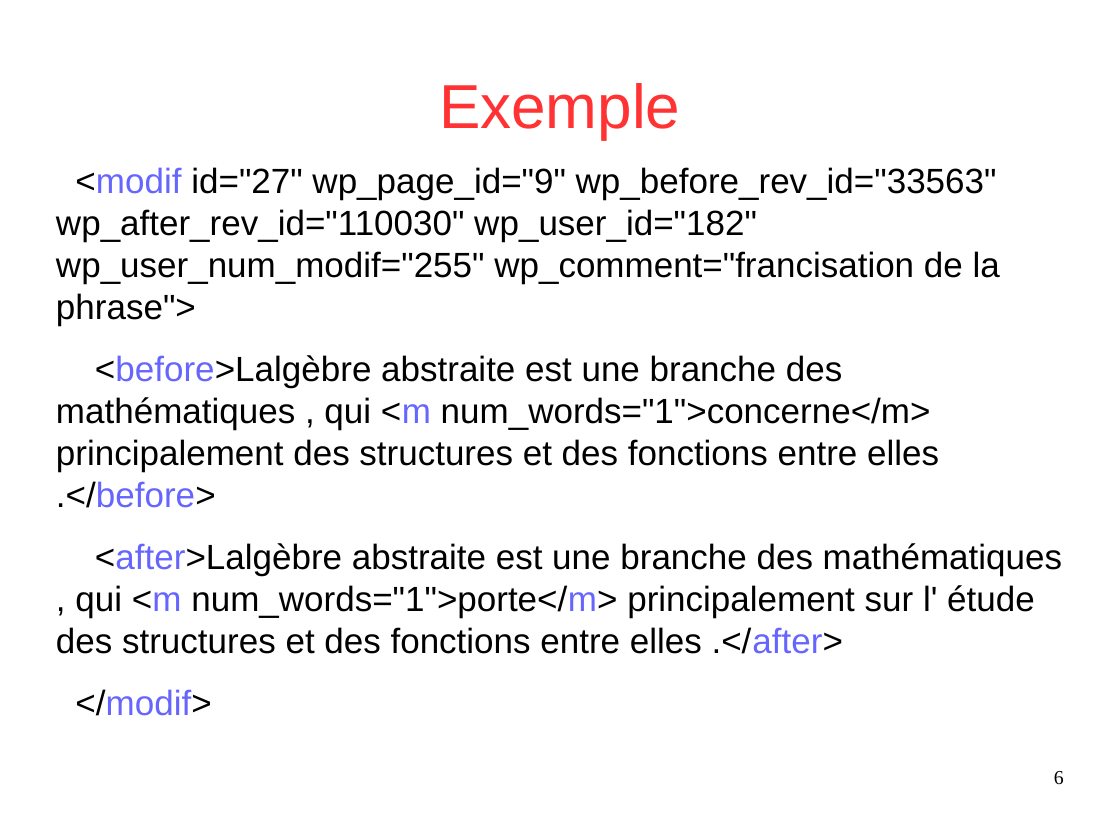
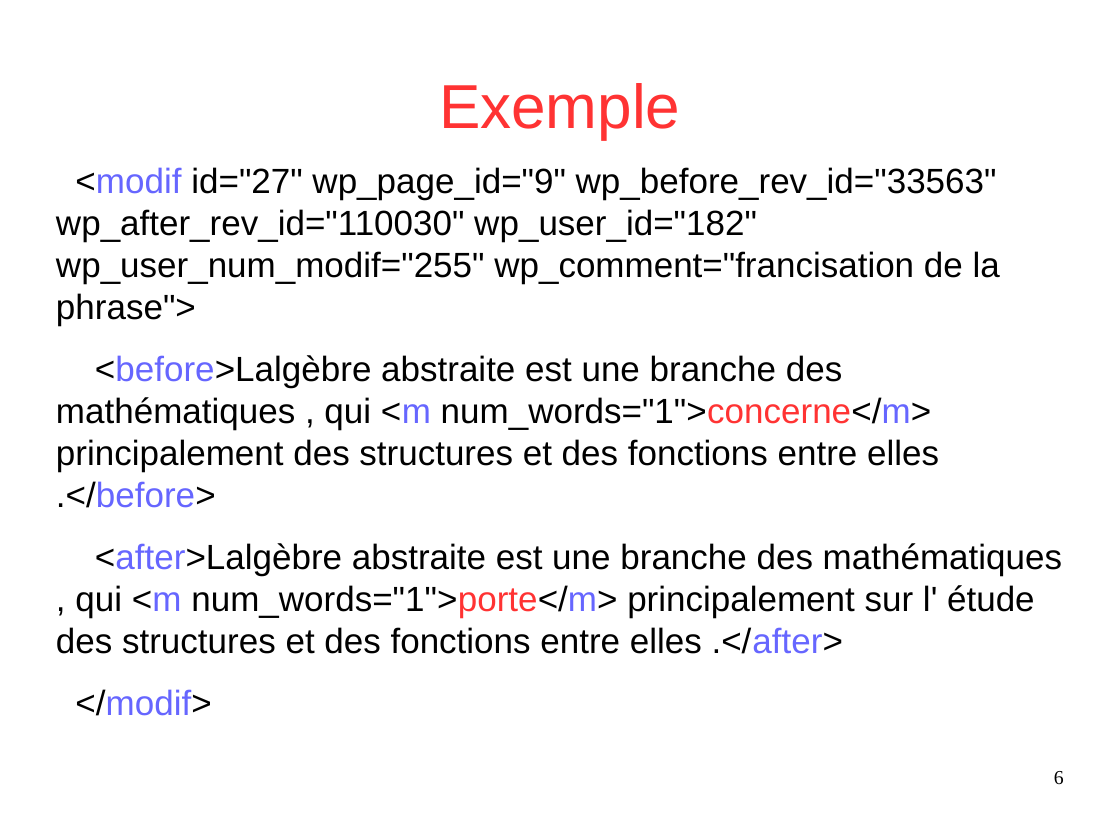
Before and after one commit to Sle3pingForest/StageL3, a slide deck: slide 6 of RapportDamien/presentation.odp. Drawn at 1120x840 pixels with LibreOffice and Linux fonts; fonts in the diff are those of the drawing. Boxes give left, top, right and bottom in pixels: in the first picture for what was removed or moved away, otherwise in the second. Text is boxed around its words. In the diff, an @@ line names an element or a change of style, - is before the commit and + after.

Commit message:
version final présentation

```diff
--- a/RapportDamien/presentation.odp
+++ b/RapportDamien/presentation.odp
@@ text at (56, 355, 1062, 654): text colour #000000 to #FF3333 in "num_words="1">concerne</m>", "num_words="1">porte</m>"; text colour #000000 to #6666FF in "num_words="1">concerne</m>" @@
```
Also in this commit, not shown: 1 other file.
